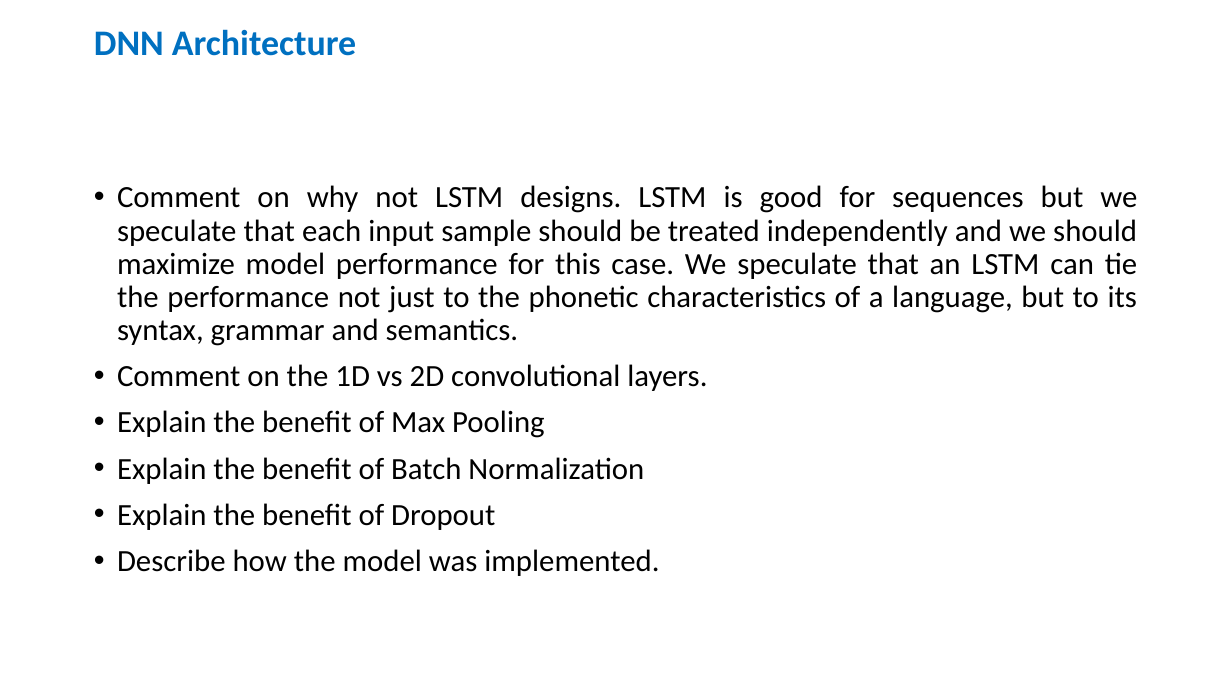
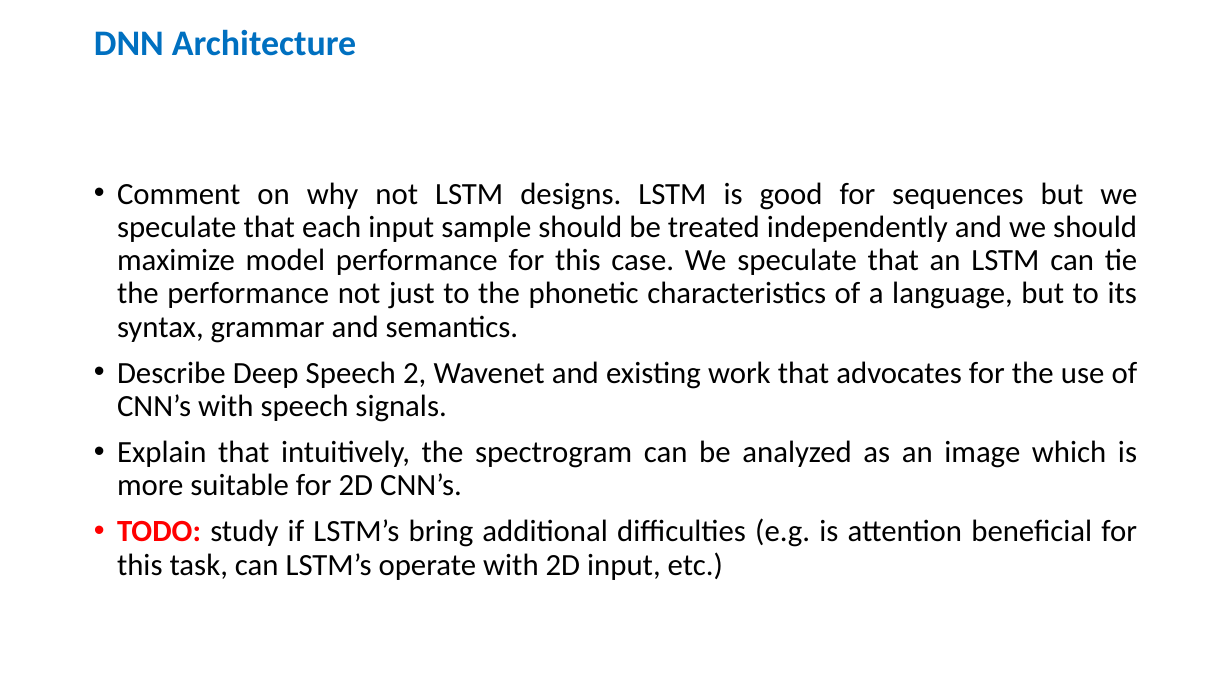
Before and after one commit to valentinandrei/saa_experiments, a slide deck: slide 20 of paper_writing/TOC.pptx (slide 17 before the commit). Drawn at 1232x693 pixels with LibreOffice and Linux fonts; fonts in the diff are those of the drawing. Boxes give left, top, right and bottom in pixels: in the first picture for what was removed or moved away, otherwise in the second. Text is boxed around its words. In the diff, an @@ line names an element or a change of style, - is before the commit and + after.

```diff
--- a/paper_writing/TOC.pptx
+++ b/paper_writing/TOC.pptx
@@ text at bbox=[117, 361, 1138, 580]: text changed @@
-• Comment on the 1D vs 2D convolutional layers.
-• Explain the benefit of Max Pooling
-• Explain the benefit of Batch Normalization
-• Explain the benefit of Dropout
-• Describe how the model was implemented.
+• Describe Deep Speech 2, Wavenet and existing work that advocates for the use of CNN’s with speech signals.
+• Explain that intuitively, the spectrogram can be analyzed as an image which is more suitable for 2D CNN’s.
+• TODO: study if LSTM’s bring additional difficulties (e.g. is attention beneficial for this task, can LSTM’s operate with 2D input, etc.)
```
Also in this commit, not shown: 4 other slides changed, 6 slides added, 1 slide removed, 1 other file.
